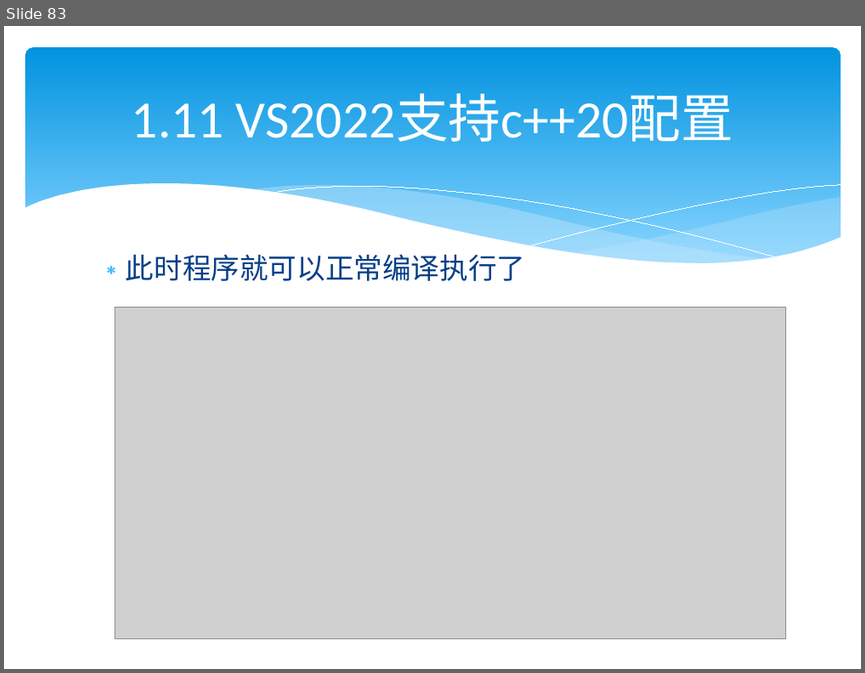
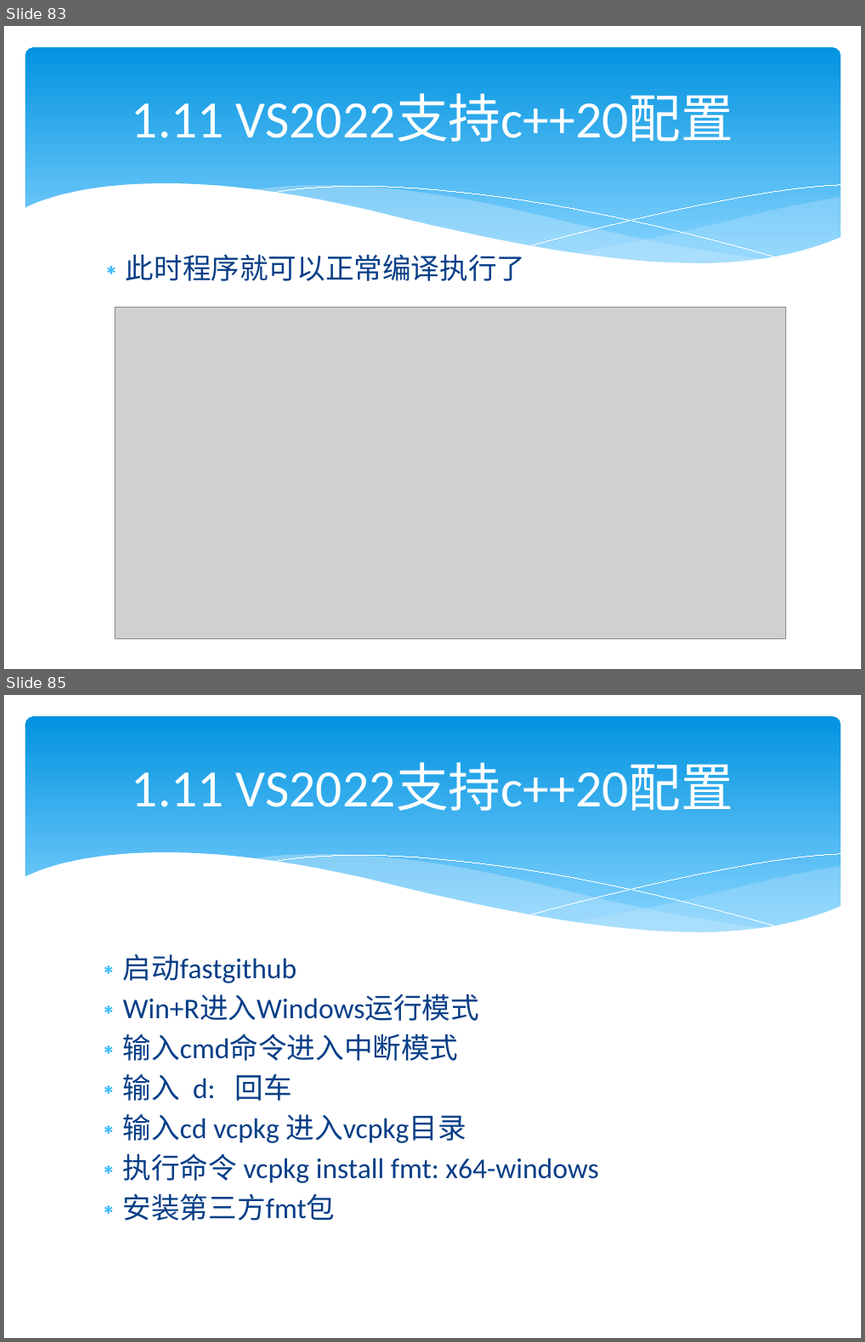
Before and after one commit to lamplight8/cpp, a slide deck: ppt/ch01_绪论_3.pptx. Shown one above the other, each under a label of ours: slide 83 before the commit, slides 83 and 85 after it; the slides between them are not shown. The pictures are 865x673 and 865x1342 pixels, drawn with LibreOffice and Linux fonts; fonts in the diff are those of the drawing; grey boxes stand for pictures. Boxes give left, top, right and bottom in pixels: in the first picture for what was removed or moved away, otherwise in the second. Text is boxed around its words. In the diff, an @@ line names an element or a change of style, - is before the commit and + after.

```diff
--- a/ppt/ch01_绪论_3.pptx
+++ b/ppt/ch01_绪论_3.pptx
@@ slide 85 added at [4,695,861,1338], background #FFFFFF; not listed: 6 template elements that a slide beside it also shows @@
@@ title added at [132,762,733,811], 44 pt, text #FFFFFF @@
+1.11 VS2022支持c++20配置
@@ text added at [123,954,598,1220], 24 pt, text #073E87 @@
+∗ 启动fastgithub
+∗ Win+R进入Windows运行模式
+∗ 输入cmd命令进入中断模式
+∗ 输入 d: 回车
+∗ 输入cd vcpkg 进入vcpkg目录
+∗ 执行命令 vcpkg install fmt: x64-windows
+∗ 安装第三方fmt包
```
Also in this commit, not shown: 14 slides changed, 10 other slides added, 1 other file.
